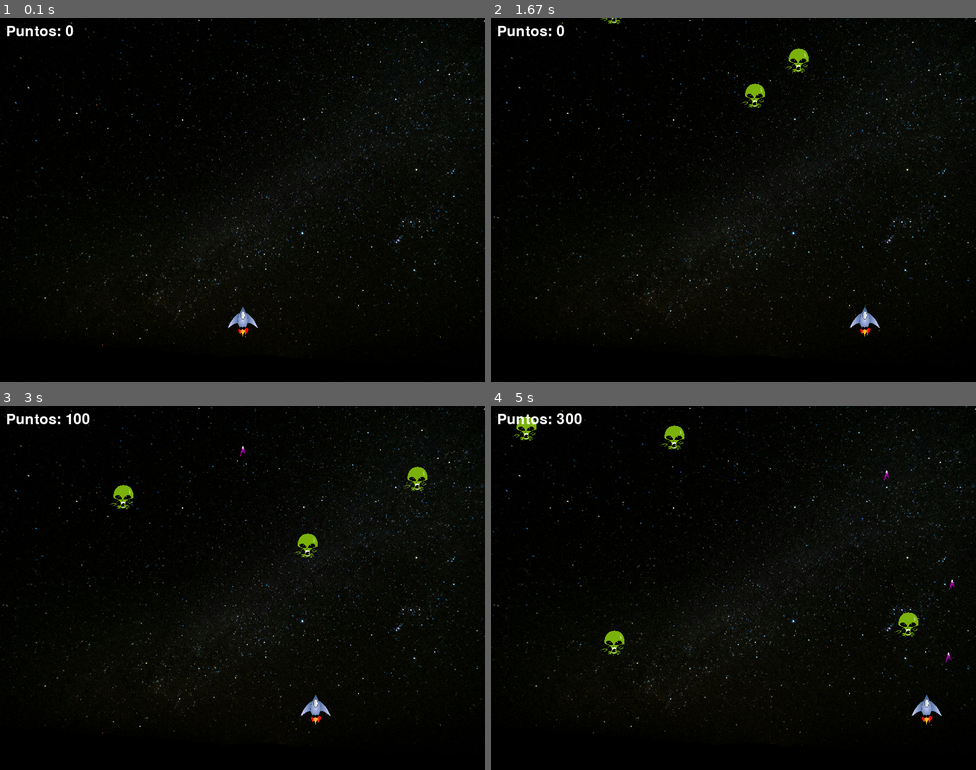
Above: before the commit, frames 1-4 (two rows, left to right).
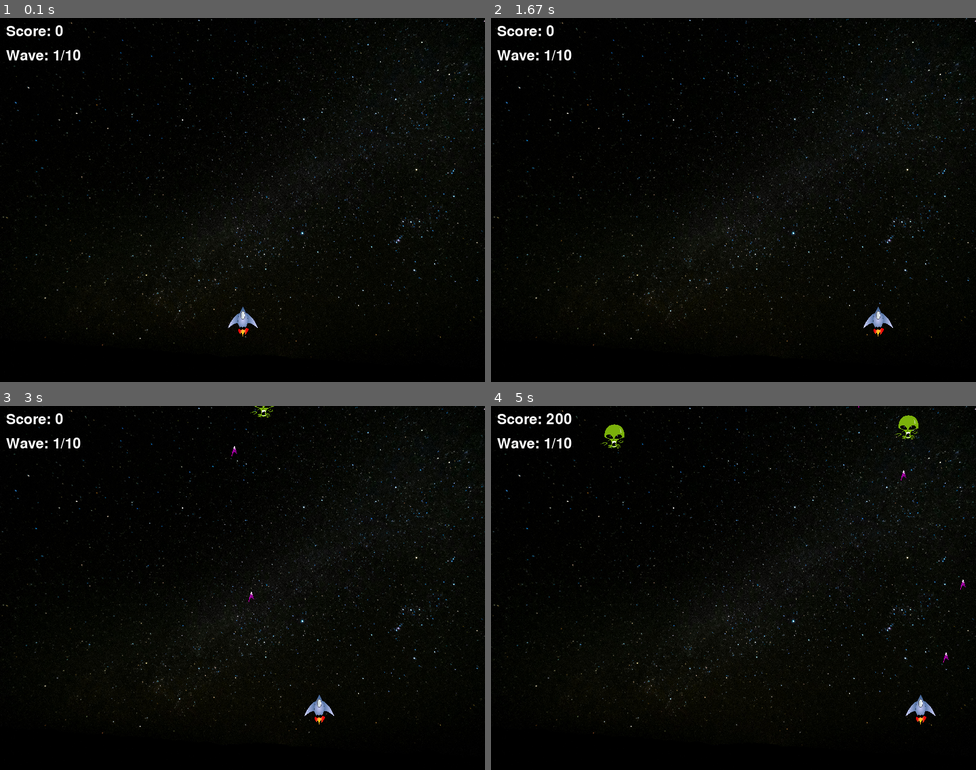
Above: after the commit, the same moments.

Repository: Aminsfnhdez/void-requiem-pygame
Game: pygame game, started from main.py
Same seed, same stepped clock (60 frames per second), same inputs: the game is played once before the commit and once after it.
Inputs:
- Up to frame 1 (0.1 s): no input
- Up to frame 2 (1.67 s): hold Right 0.33-0.8 s; hold Right 0.83-1.3 s; hold Left from 1.33 s (still down)
- Up to frame 3 (3 s): release Left at 1.87 s; hold Left 1.9-2.3 s; tap Space at 2.33, 2.73 s; hold Right from 2.67 s (still down)
- Up to frame 4 (5 s): tap Space at 3.03, 3.4, 3.7, 3.9, 4.2, 4.4, 4.7, 4.9 s; release Right at 3.3 s; hold Left 3.33-3.8 s; hold Right 3.83-4.3 s; hold Right 4.33-4.8 s; hold Left from 4.83 s (still down)

The runs differ from the first frame. In frame 1, 0.4% of the frame differs, in the area x 1-17%, y 2-12%; in frame 2, 1.0%; in frame 3, 1.2%; in frame 4, 1.7%, in the area x 1-98%, y 0-88%.

Commit message:
add waves and new enemy

Diff:
--- a/bullet.py
+++ b/bullet.py
@@ -1,6 +1,15 @@
 import pygame
 class Bullet(pygame.sprite.Sprite):
+    """
+    Clase que representa una bala en el juego. Hereda de pygame.sprite.Sprite.
+    """
     def __init__(self, x, y):
+        """
+        Inicializa la bala con una imagen, posición y tamaño.
+
+        :param x: La posición x de la bala.
+        :param y: La posición y de la bala.
+        """
         super().__init__()
         original_image = pygame.image.load("assets/bullet.png").convert_alpha()
         # Redimensiona la bala a un tamaño más pequeño, por ejemplo 10x20 píxeles
@@ -8,6 +17,9 @@
         self.rect = self.image.get_rect(center=(x, y))
 
     def update(self):
+        """
+        Actualiza la posición de la bala, moviéndola hacia arriba y eliminándola si sale de la pantalla.
+        """
         self.rect.y -= 10
         if self.rect.bottom < 0:
             self.kill()
--- a/config.py
+++ b/config.py
@@ -1,2 +1,3 @@
-WIDTH, HEIGHT = 800, 600
-FPS = 60
+# Configuración de la pantalla y el ritmo de frames del juego
+WIDTH, HEIGHT = 800, 600  # Ancho y alto de la pantalla en píxeles
+FPS = 60  # Ritmo de frames por segundo
--- a/enemy.py
+++ b/enemy.py
@@ -2,15 +2,41 @@
 import pygame
 
 class Enemy(pygame.sprite.Sprite):
-    def __init__(self):
+    """
+    Clase que representa a los enemigos en el juego. Hereda de pygame.sprite.Sprite.
+    """
+    def __init__(self, wave):
+        """
+        Inicializa el enemigo con una imagen, posición, velocidad y salud basado en la oleada.
+
+        :param wave: El número de la oleada actual.
+        """
         super().__init__()
-        original_image = pygame.image.load("assets/enemy.png").convert_alpha()
-        # Redimensiona el enemigo a 40x40 píxeles
+        # Determinar qué tipo de enemigo crear basado en la oleada
+        if wave >= 5 and random.random() < 0.4:  # 40% de probabilidad de enemy2 después de oleada 5
+            original_image = pygame.image.load("assets/enemy2.png").convert_alpha()
+            self.health = 2  # Enemigos tipo 2 necesitan 2 impactos
+        else:
+            original_image = pygame.image.load("assets/enemy.png").convert_alpha()
+            self.health = 1  # Enemigos normales necesitan 1 impacto
+
         self.image = pygame.transform.scale(original_image, (40, 40))
         self.rect = self.image.get_rect(center=(random.randint(50, 750), -50))
-        self.speed = random.randint(2, 3)
+        self.speed = random.randint(1, 2)
+
+    def hit(self):
+        """
+        Reduce la salud del enemigo en 1 y verifica si debe ser eliminado.
+
+        :return: Retorna True si el enemigo debe ser eliminado.
+        """
+        self.health -= 1
+        return self.health <= 0  # Retorna True si el enemigo debe ser eliminado
 
     def update(self):
+        """
+        Actualiza la posición del enemigo en el eje y y lo elimina si sale de la pantalla.
+        """
         self.rect.y += self.speed
         if self.rect.top > 600:
             self.kill()
--- a/main.py
+++ b/main.py
@@ -11,8 +11,15 @@
 pygame.display.set_caption("Void Requiem: The Last Stand")
 clock = pygame.time.Clock()
 
-# Inicializar sistema de puntos
+# Inicializar sistema de puntos y oleadas
 score = 0
+current_wave = 1
+enemies_in_wave = 0
+max_waves = 10
+enemies_per_wave = 10
+wave_transition = True  # variable para controlar la transición entre oleadas
+wave_transition_timer = 0  # Temporizador para la transición
+WAVE_TRANSITION_DURATION = 2000  # Duración de la transición en milisegundos
 font = pygame.font.Font(None, 36)
 
 # Cargar imagen de fondo
@@ -33,19 +40,33 @@
 
 # Función para generar enemigos periódicamente
 def spawn_enemy():
-    enemy = Enemy()
-    all_sprites.add(enemy)
-    enemies.add(enemy)
+    global enemies_in_wave
+    if enemies_in_wave < enemies_per_wave:
+        enemy = Enemy(current_wave)
+        all_sprites.add(enemy)
+        enemies.add(enemy)
+        enemies_in_wave += 1
 
-# Función para mostrar puntuación
+# Función para mostrar puntuación y oleada
 def draw_score():
-    score_text = font.render(f"Puntos: {score}", True, (255, 255, 255))
+    score_text = font.render(f"Score: {score}", True, (255, 255, 255))
+    wave_text = font.render(f"Wave: {current_wave}/{max_waves}", True, (255, 255, 255))
     screen.blit(score_text, (10, 10))
+    screen.blit(wave_text, (10, 50))
+
+# Función para mostrar mensaje de oleada
+def draw_wave_message():
+    # Hacer que el mensaje parpadee usando una función seno
+    if (pygame.time.get_ticks() // 200) % 2:  # Parpadeo cada 200ms
+        wave_message = font.render(f"WAVE {current_wave}", True, (255, 255, 255))
+        message_rect = wave_message.get_rect(center=(WIDTH//2, HEIGHT//2))
+        screen.blit(wave_message, message_rect)
 
 # Bucle principal del juego
 running = True
 while running:
     clock.tick(FPS)
+    current_time = pygame.time.get_ticks()
 
     # Manejo de eventos
     for event in pygame.event.get():
@@ -53,15 +74,23 @@
             running = False
 
         # Disparar con la tecla espacio
-        if event.type == pygame.KEYDOWN:
+        if event.type == pygame.KEYDOWN and not wave_transition:  # No disparar durante la transición
             if event.key == pygame.K_SPACE:
                 bullet = Bullet(player.rect.centerx, player.rect.top)
                 all_sprites.add(bullet)
                 bullets.add(bullet)
                 shoot_sound.play()
 
-    # Generar enemigos aleatoriamente
-    if random.randint(1, 100) < 3:
+    # Manejar transición entre oleadas
+    if wave_transition:
+        if wave_transition_timer == 0:
+            wave_transition_timer = current_time
+        elif current_time - wave_transition_timer >= WAVE_TRANSITION_DURATION:
+            wave_transition = False
+            wave_transition_timer = 0
+
+    # Generar enemigos aleatoriamente (solo si no estamos en transición)
+    if not wave_transition and random.randint(1, 100) < 3:
         spawn_enemy()
 
     # Actualizar sprites
@@ -73,10 +102,28 @@
             sprite.update()
 
     # Colisiones de balas con enemigos
-    hits = pygame.sprite.groupcollide(enemies, bullets, True, True)
-    for hit in hits:
-        explosion_sound.play()
-        score += 100  # Aumentar puntuación cuando se destruye un enemigo
+    hits = pygame.sprite.groupcollide(enemies, bullets, False, True)
+    for enemy in hits:
+        if enemy.hit():  # Si el enemigo debe ser eliminado
+            explosion_sound.play()
+            score += 100
+            enemy.kill()
+
+    # Verificar si la oleada actual ha terminado
+    if enemies_in_wave >= enemies_per_wave and len(enemies) == 0:
+        current_wave += 1
+        enemies_in_wave = 0
+        if current_wave > max_waves:
+            # Victoria - el jugador ha completado todas las oleadas
+            victory_text = font.render("¡Victoria!", True, (255, 255, 255))
+            screen.blit(victory_text, (WIDTH//2 - 50, HEIGHT//2))
+            pygame.display.flip()
+            pygame.time.wait(2000)  # Esperar 2 segundos
+            running = False
+        else:
+            # Iniciar transición a la siguiente oleada
+            wave_transition = True
+            wave_transition_timer = 0
 
     # Colisión de enemigos con el jugador (fin del juego)
     if pygame.sprite.spritecollide(player, enemies, True):
@@ -87,6 +134,10 @@
     all_sprites.draw(screen)
     draw_score()  # Dibujar la puntuación
 
+    # Mostrar mensaje de oleada durante la transición
+    if wave_transition:
+        draw_wave_message()
+
     # Actualizar pantalla
     pygame.display.flip()
 
--- a/player.py
+++ b/player.py
@@ -1,17 +1,32 @@
 import pygame
 
 class Player(pygame.sprite.Sprite):
+    """
+    Clase que representa al jugador en el juego. Hereda de pygame.sprite.Sprite.
+    """
     def __init__(self):
+        """
+        Inicializa el jugador con una imagen, posición y velocidad.
+        """
         super().__init__()
-        # Carga la imagen original
+        # Carga la imagen original del jugador
         original_image = pygame.image.load("assets/player.png").convert_alpha()
-        # Redimensiona la imagen a un tamaño más apropiado (por ejemplo, 50x50 píxeles)
+        # Redimensiona la imagen a un tamaño más apropiado (50x50 píxeles)
         self.image = pygame.transform.scale(original_image, (50, 50))
+        # Establece la posición del jugador en el centro de la pantalla
         self.rect = self.image.get_rect(center=(400, 500))
-        self.speed = 6
+        # Establece la velocidad del jugador
+        self.speed = 7
 
     def update(self, keys):
+        """
+        Actualiza la posición del jugador según las teclas presionadas.
+
+        :param keys: Un diccionario de teclas presionadas.
+        """
         if keys[pygame.K_LEFT] and self.rect.left > 0:
+            # Mueve el jugador a la izquierda si la tecla izquierda está presionada y no está en el borde izquierdo
             self.rect.x -= self.speed
         if keys[pygame.K_RIGHT] and self.rect.right < 800:
+            # Mueve el jugador a la derecha si la tecla derecha está presionada y no está en el borde derecho
             self.rect.x += self.speed
Binary file added: assets/buff.png
Binary file added: assets/enemy2.png
Not shown, changed: .gitignore
